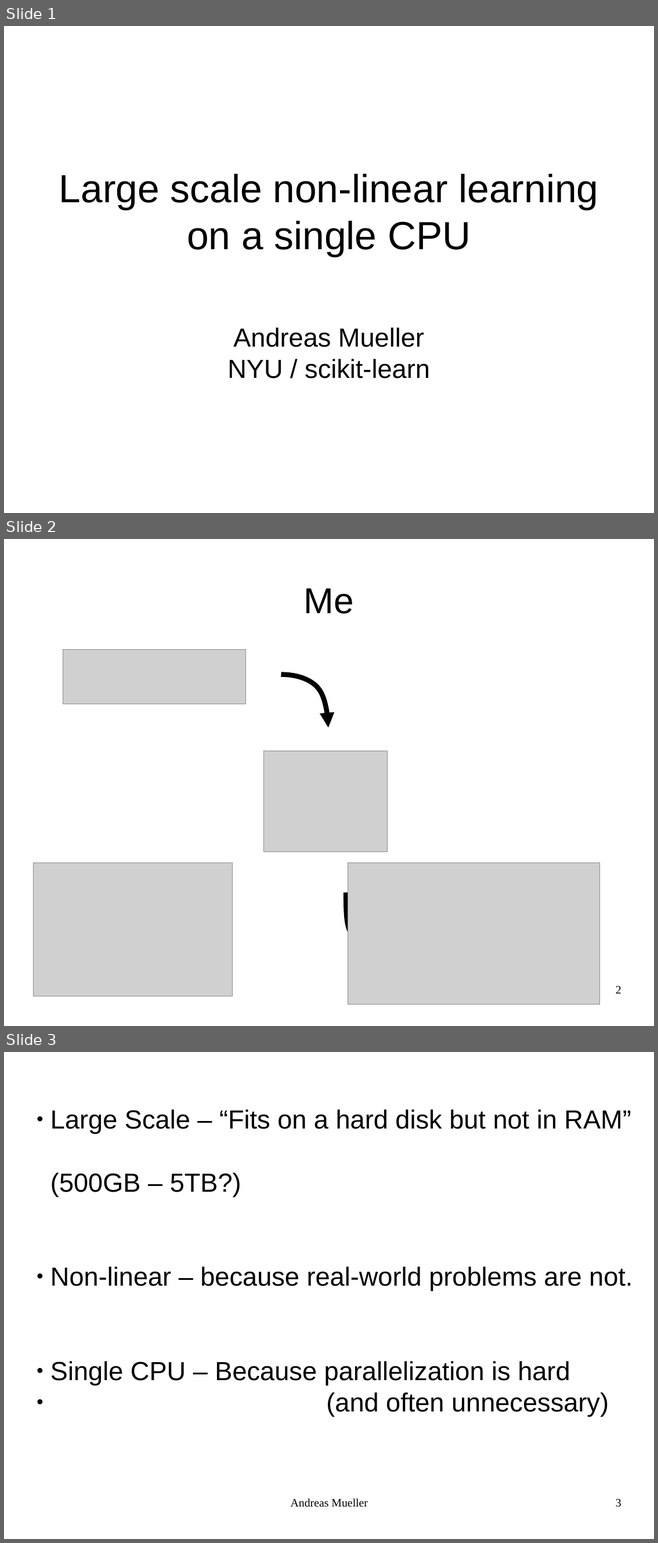
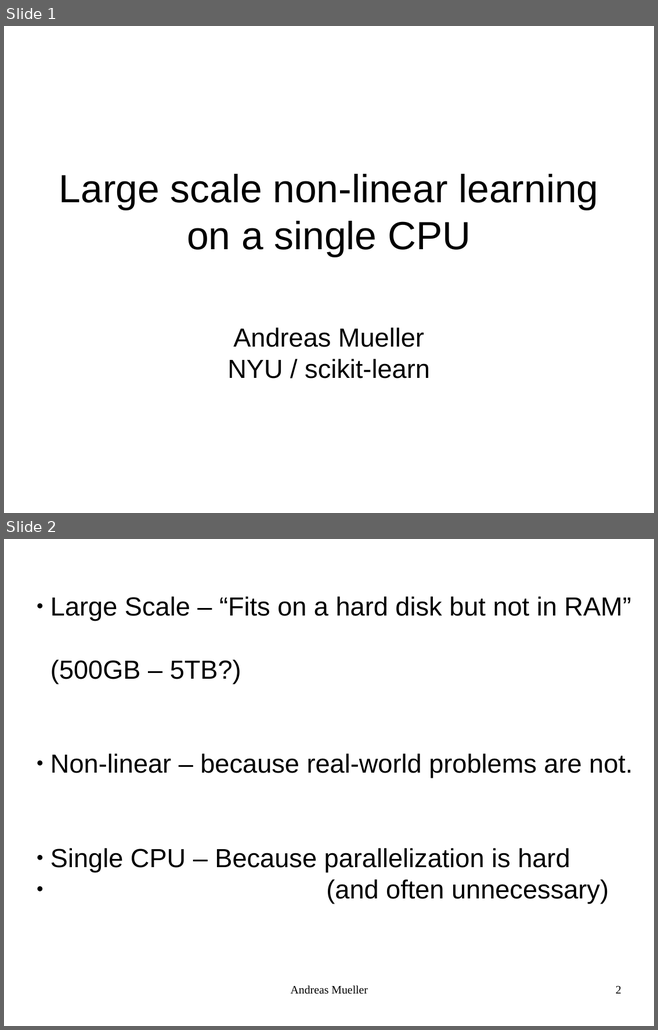
Before and after one commit to amueller/talks_odt, a slide deck: large-scale-non-linear-learning-pygotham-2015.odp. Shown one above the other, each under a label of ours: slides 1, 2 and 3 before the commit, slides 1 and 2 after it. The pictures are 658x1543 and 658x1030 pixels, drawn with LibreOffice and Linux fonts; fonts in the diff are those of the drawing; grey boxes stand for pictures. Boxes give left, top, right and bottom in pixels: in the first picture for what was removed or moved away, otherwise in the second. Text is boxed around its words. In the diff, an @@ line names an element or a change of style, - is before the commit and + after.

```diff
--- a/large-scale-non-linear-learning-pygotham-2015.odp
+++ b/large-scale-non-linear-learning-pygotham-2015.odp
@@ slide 2 removed at box(4, 539, 654, 1026), background #FFFFFF @@
@@ title removed at box(304, 588, 354, 614) @@
-Me
@@ picture removed at box(63, 649, 246, 704) @@
@@ freeform shape removed at box(281, 675, 328, 727) @@
@@ picture removed at box(264, 751, 387, 852) @@
@@ picture removed at box(34, 863, 233, 997) @@
@@ picture removed at box(348, 863, 599, 1005) @@
@@ freeform shape removed at box(346, 893, 393, 946) @@
@@ page number removed at box(615, 986, 621, 994) @@
-2
@@ what was slide 3 is now slide 2 @@
@@ page number at box(615, 986, 621, 994): text changed @@
-3
+2
```
Also in this commit, not shown: 12 slides changed, 4 slides added, 1 other slide removed.
